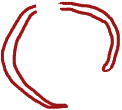
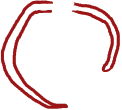
Before/after of a 122 × 110 layered artwork. What changed in the layer stack:
painted on "Capa 4(pegado)" over [15, 0, 80, 23]
